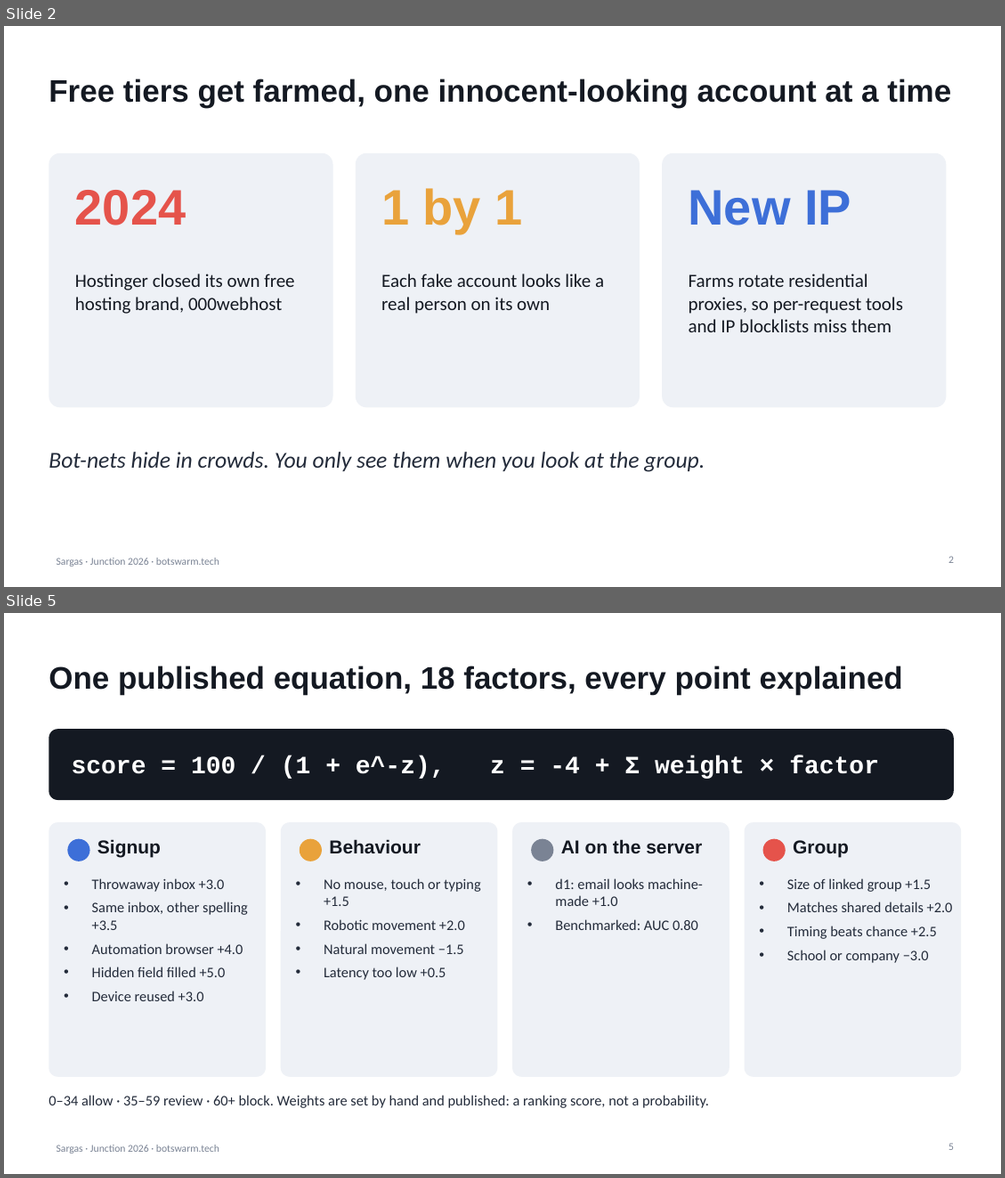
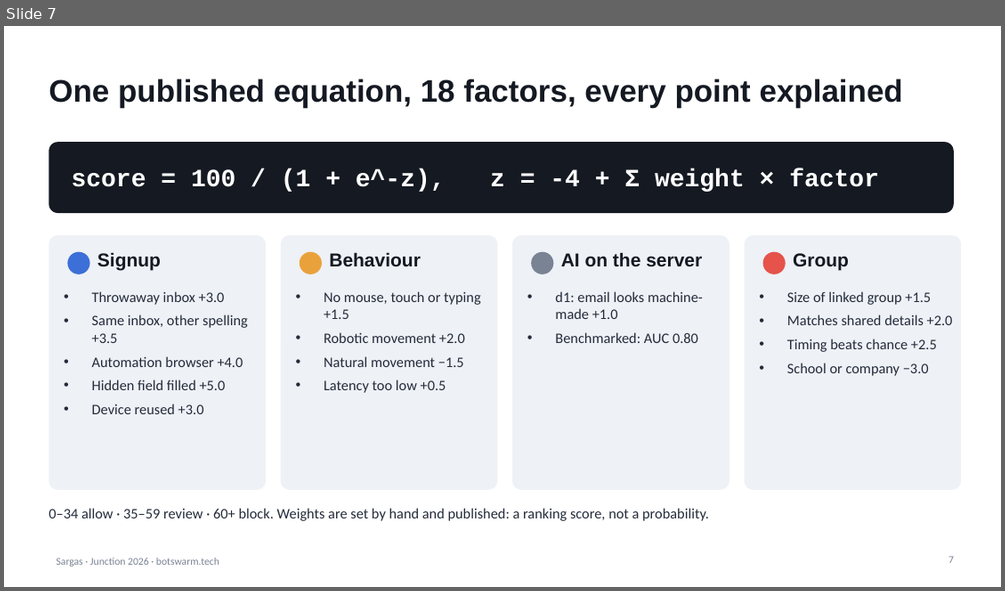
Before and after one commit to cnordenb/Junction2026_Nuada-Ilmari, a slide deck: docs/Sargas.pptx. Shown one above the other, each under a label of ours: slides 2 and 5 before the commit, slide 7 after it; the slides between them are not shown. The pictures are 1005x1178 and 1005x591 pixels, drawn with LibreOffice and Linux fonts; fonts in the diff are those of the drawing. Boxes give left, top, right and bottom in pixels: in the first picture for what was removed or moved away, otherwise in the second. Text is boxed around its words. In the diff, an @@ line names an element or a change of style, - is before the commit and + after.

```diff
--- a/docs/Sargas.pptx
+++ b/docs/Sargas.pptx
@@ slide 2 removed at <box>4,26,1001,587</box>, background #FFFFFF; not listed: 1 template element that a slide beside it also shows @@
@@ title removed at <box>48,79,951,108</box> @@
-Free tiers get farmed, one innocent-looking account at a time
@@ rounded rectangle removed at <box>48,153,333,408</box> @@
@@ rounded rectangle removed at <box>356,153,639,408</box> @@
@@ rounded rectangle removed at <box>662,153,947,408</box> @@
@@ text removed at <box>75,190,186,225</box> @@
-2024
@@ text removed at <box>381,188,523,233</box> @@
-1 by 1
@@ text removed at <box>688,190,851,225</box> @@
-New IP
@@ text removed at <box>75,273,294,313</box> @@
-Hostinger closed its own free hosting brand, 000webhost
@@ text removed at <box>381,273,604,313</box> @@
-Each fake account looks like a real person on its own
@@ text removed at <box>688,273,903,332</box> @@
-Farms rotate residential proxies, so per-request tools and IP blocklists miss them
@@ text removed at <box>48,451,704,472</box> @@
-Bot-nets hide in crowds. You only see them when you look at the group.
@@ page number removed at <box>948,556,954,563</box> @@
-2
@@ what was slide 5 is now slide 7 @@
@@ page number at <box>948,556,954,563</box>: text changed @@
-5
+7
```
Also in this commit, not shown: 5 slides changed, 4 slides added, 1 other slide removed, 10 other files.
